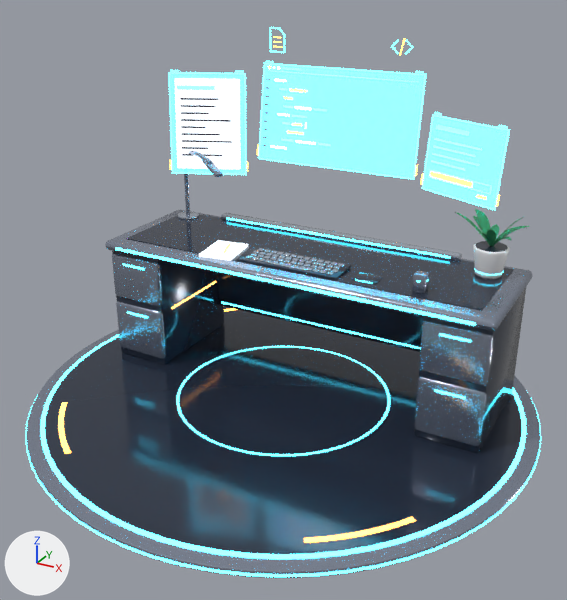
A saved change to the glTF model assets/models/stations/writing_desk.glb.
Rendered twice from a camera (50 mm lens) standing at (1.94, -3.82, 2.41) and looking at (0.07, -0.42, 0.71). Lighting does not change. The marker at lower left points along +X, +Y and +Z. The older version comes first.

Objects in the first picture: 'writing_desk'.
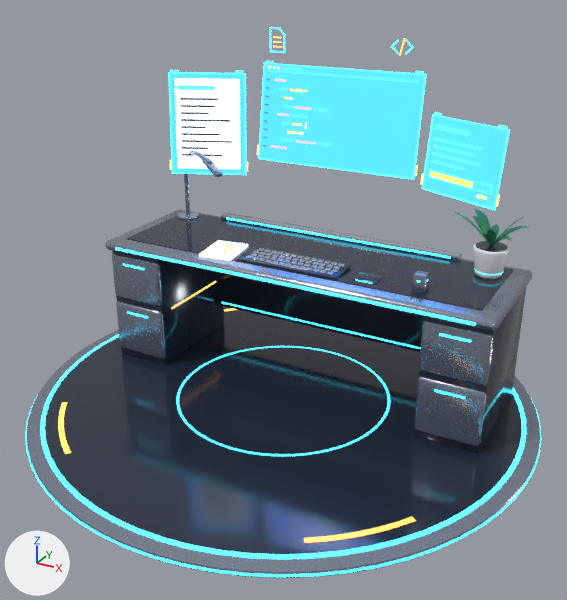
Boxes (x1, y1, x2, y2) around the edits, measured in the pictures (567 x 600 px):
'writing_desk', surface changed, recoloured: (25, 27, 541, 578) in both

Edits to the bpy script that builds the scene:
```text
Change mat_glowcyan:
    mat_glowcyan.emission_strength: 8.0 -> 2.6
Change mat_gloworange:
    mat_gloworange.emission_strength: 6.0 -> 2.4
Change mat_holo:
    mat_holo.base_color: (0.1, 0.75, 1.0) -> (0.02, 0.2, 1.0)  # cyan #59e1ff -> blue #277cff
    mat_holo.alpha: 0.4 -> 0.8
    mat_holo.emission_color: (0.1, 0.7, 1.0) -> (0.03, 0.24, 1.0)  # cyan #59daff -> blue #3086ff
Change mat_glowpurple:
    mat_glowpurple.emission_strength: 6.0 -> 2.4
```
